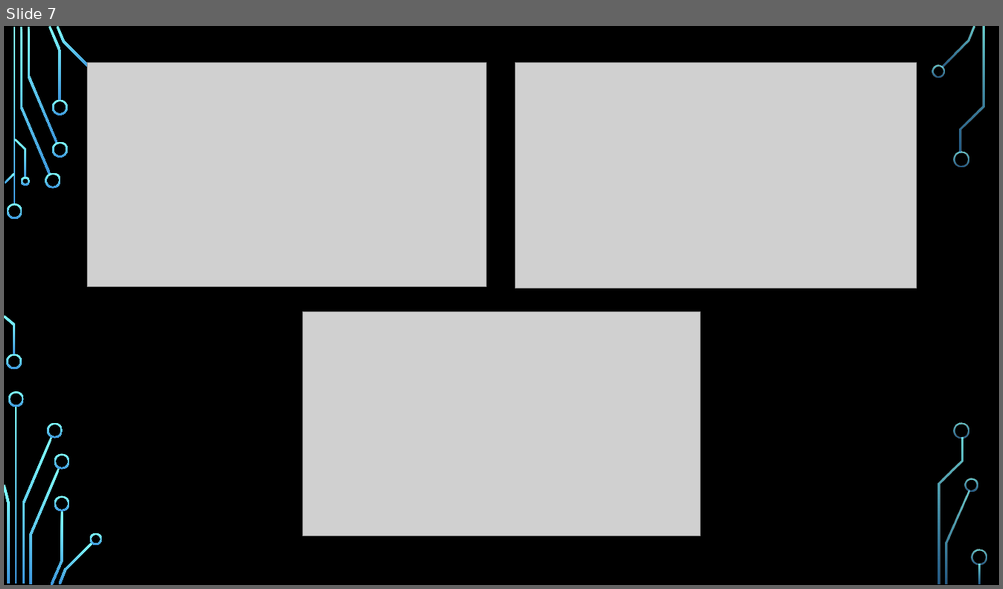
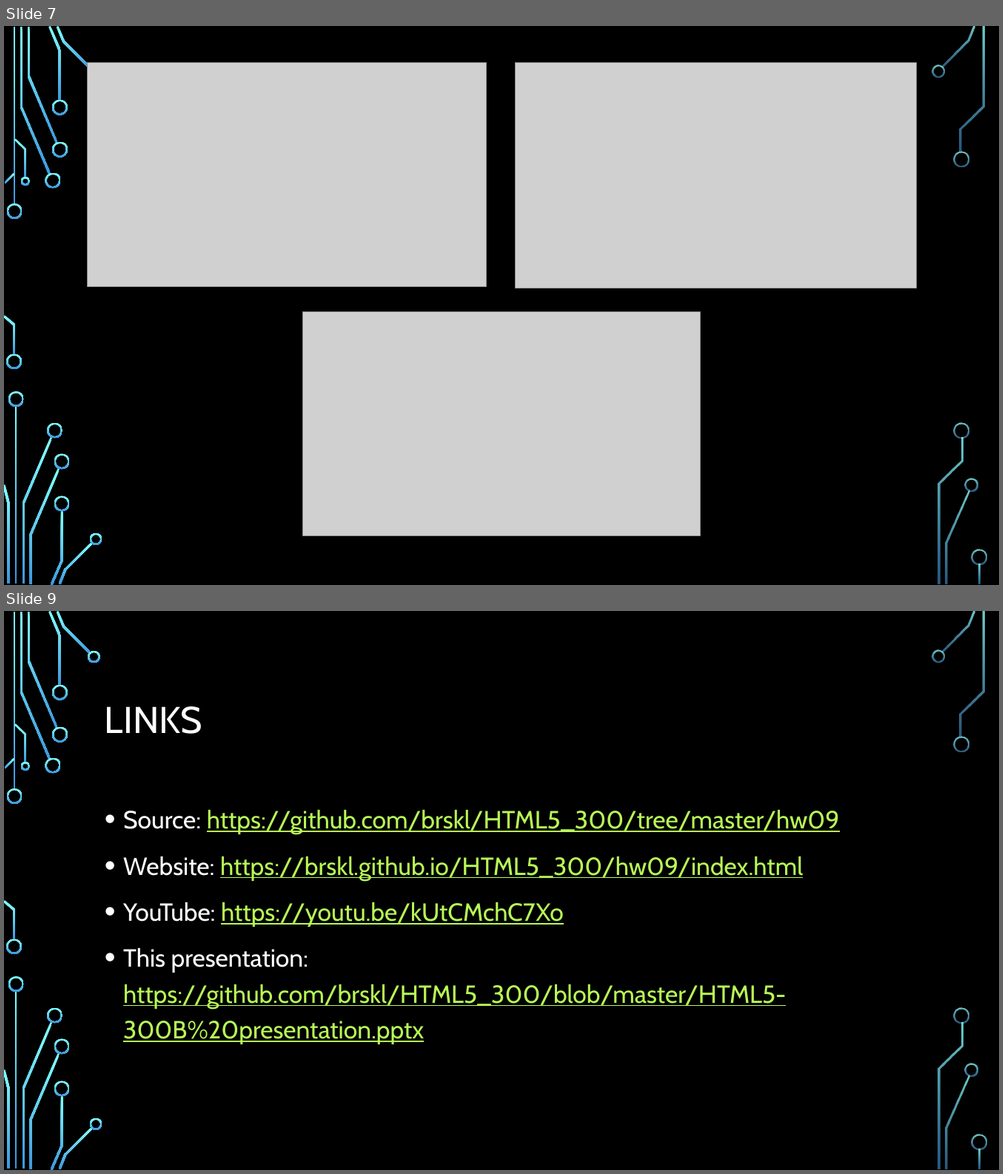
Before and after one commit to brskl/HTML5_300, a slide deck: HTML5-300B presentation.pptx. Shown one above the other, each under a label of ours: slide 7 before the commit, slides 7 and 9 after it; the slides between them are not shown. The pictures are 1003x589 and 1003x1174 pixels, drawn with LibreOffice and Linux fonts; fonts in the diff are those of the drawing; grey boxes stand for pictures; background and template pictures are left out. Boxes give left, top, right and bottom in pixels: in the first picture for what was removed or moved away, otherwise in the second. Text is boxed around its words. In the diff, an @@ line names an element or a change of style, - is before the commit and + after.

Commit message:
added links

```diff
--- a/HTML5-300B presentation.pptx
+++ b/HTML5-300B presentation.pptx
@@ slide 9 added at [4, 611, 999, 1170], background picture (left out); not listed: 36 template elements that a slide beside it also shows @@
@@ title added at [105, 706, 202, 734], 36 pt, text #FFFFFF @@
+LINKS
@@ text added at [123, 809, 839, 1045], 24 pt, text #B8FA56, underline @@
+• Source: https://github.com/brskl/HTML5_300/tree/master/hw09
+• Website: https://brskl.github.io/HTML5_300/hw09/index.html
+• YouTube: https://youtu.be/kUtCMchC7Xo
+• This presentation: https://github.com/brskl/HTML5_300/blob/master/HTML5-300B%20presentation.pptx
```
Also in this commit, not shown: 1 slide changed.
